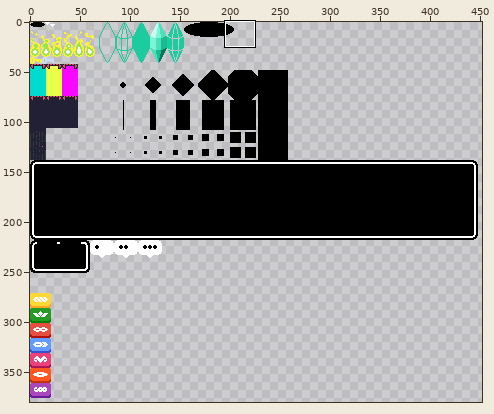
Pixel-art file -- artfiles/tx_misc.ase. Above, an overview of the earlier version with the close-up marked.
Close-up. First the earlier version:
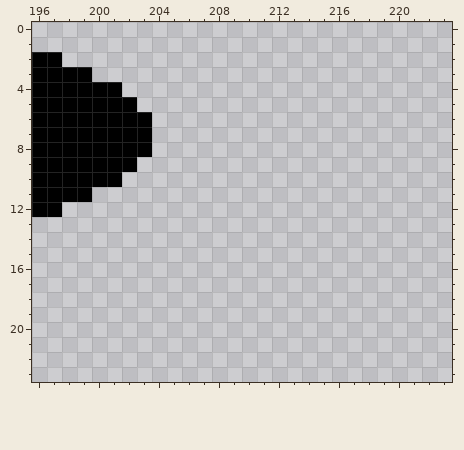
500x390 pixels, 1 frame. Shown: x 196..223, y 0..23. The wide view leaves out empty margins.
Now the later version:
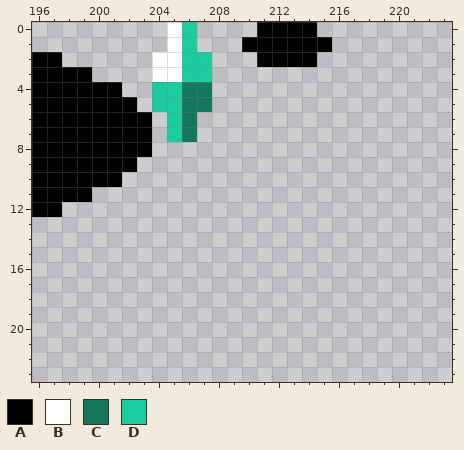
Palette (. is transparent): A #000000  B #ffffff  C #14785e  D #1ccb9e
The exact change:
{"y":0,"x":205,"old":"..","new":"BD"}
{"y":0,"x":211,"old":"....","new":"AAAA"}
{"y":1,"x":205,"old":"..","new":"BD"}
{"y":1,"x":210,"old":"......","new":"AAAAAA"}
{"y":2,"x":204,"old":"....","new":"BBDD"}
{"y":2,"x":211,"old":"....","new":"AAAA"}
{"y":3,"x":204,"old":"....","new":"BBDD"}
{"y":4,"x":204,"old":"....","new":"DDCC"}
{"y":5,"x":204,"old":"....","new":"DDCC"}
{"y":6,"x":205,"old":"..","new":"DC"}
{"y":7,"x":205,"old":"..","new":"DC"}
